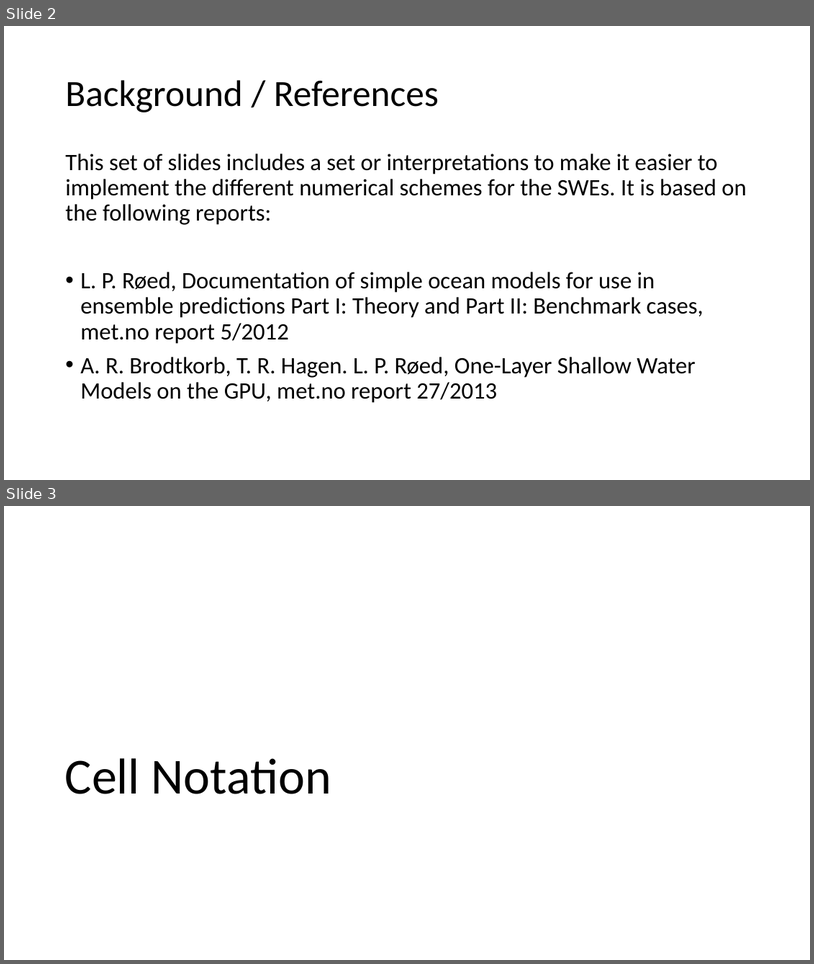
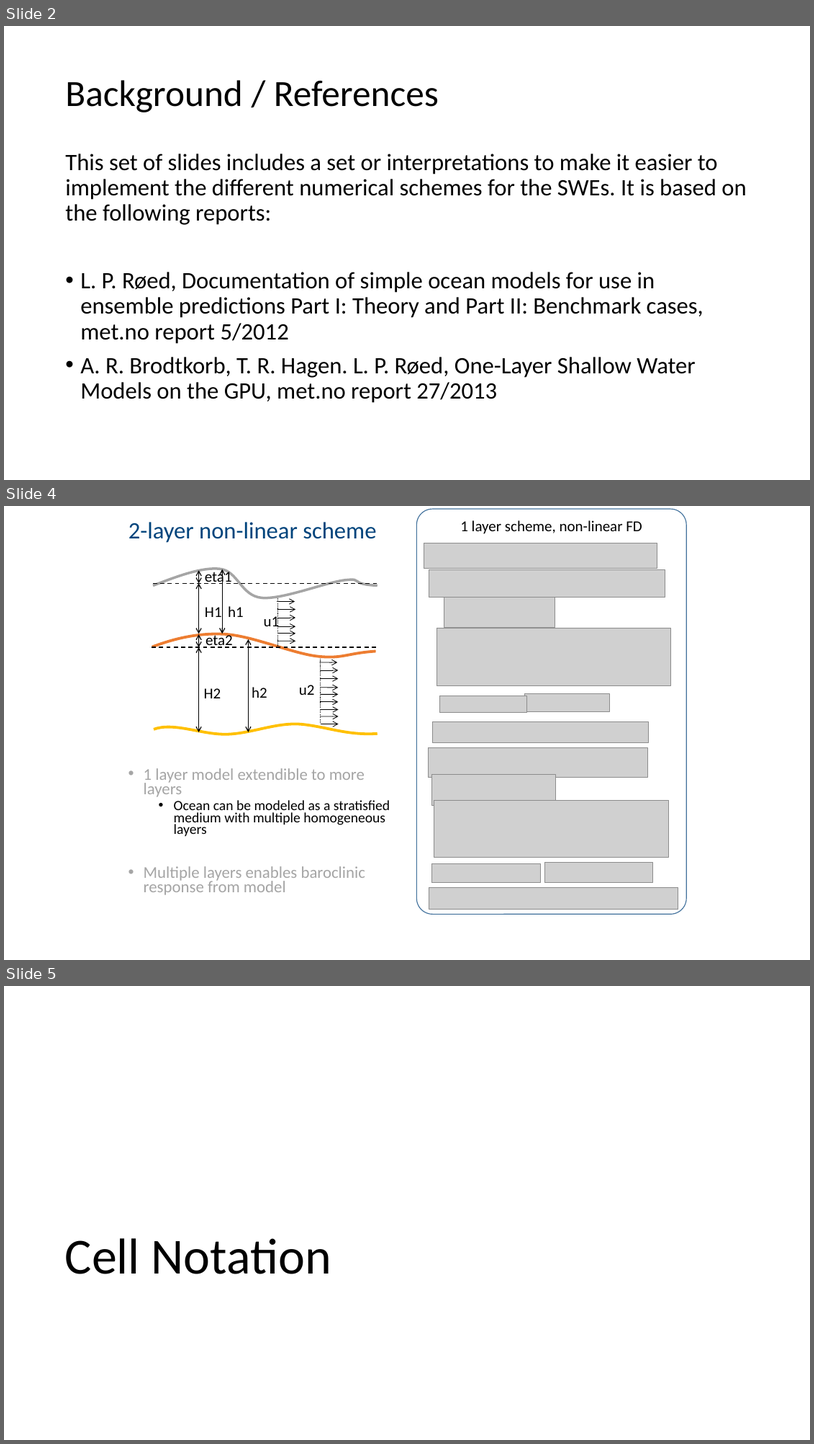
Before and after one commit to metno/gpu-ocean, a slide deck: doc/reference_python/fbl_ctcs_stencils.pptx. Shown one above the other, each under a label of ours: slides 2 and 3 before the commit, slides 2, 4 and 5 after it; the slides between them are not shown. The pictures are 814x964 and 814x1444 pixels, drawn with LibreOffice and Linux fonts; fonts in the diff are those of the drawing; grey boxes stand for pictures. Boxes give left, top, right and bottom in pixels: in the first picture for what was removed or moved away, otherwise in the second. Text is boxed around its words. In the diff, an @@ line names an element or a change of style, - is before the commit and + after.

Commit message:
Misc updates, and fixes to two-layer system

```diff
--- a/doc/reference_python/fbl_ctcs_stencils.pptx
+++ b/doc/reference_python/fbl_ctcs_stencils.pptx
@@ slide 4 added at box(4, 506, 810, 960), background #FFFFFF @@
@@ text added at box(129, 522, 376, 543), 28 pt, text #00447C @@
+2-layer non-linear scheme
@@ rounded rectangle added at box(417, 509, 687, 914), outline #43739E 1 pt, 18 pt, text #000000 @@
+1 layer scheme, non-linear FD
@@ picture added at box(424, 543, 657, 569) @@
@@ line added from (320, 659) to (320, 723), #000000 1 pt dashed @@
@@ arrow added from (320, 662) to (338, 662), #000000 0.75 pt @@
@@ arrow added from (320, 670) to (339, 670), #000000 0.75 pt @@
@@ arrow added from (320, 678) to (339, 678), #000000 0.75 pt @@
@@ group added at box(152, 569, 378, 734): 8 texts, 6 double arrows, 6 arrows, 3 freeform shapes, 3 lines @@
+eta1
+H1
+h1
+u1
+eta2
+H2
+h2
+u2
@@ arrow added from (320, 687) to (339, 687), #000000 0.75 pt @@
@@ arrow added from (320, 694) to (339, 694), #000000 0.75 pt @@
@@ arrow added from (320, 702) to (339, 702), #000000 0.75 pt @@
@@ arrow added from (320, 709) to (339, 709), #000000 0.75 pt @@
@@ arrow added from (320, 716) to (339, 716), #000000 0.75 pt @@
@@ group added at box(430, 570, 671, 743): 6 pictures @@
@@ arrow added from (320, 723) to (339, 723), #000000 0.75 pt @@
@@ text added at box(144, 768, 390, 895), 19.6 pt, text #A5A5A5 @@
+• 1 layer model extendible to more layers
+  • Ocean can be modeled as a stratisfied medium with multiple homogeneous layers
+• Multiple layers enables baroclinic response from model
@@ group added at box(429, 748, 679, 909): 6 pictures @@
@@ what was slide 3 is now slide 5 @@
```
Also in this commit, not shown: 1 other slide added, 16 other files.
